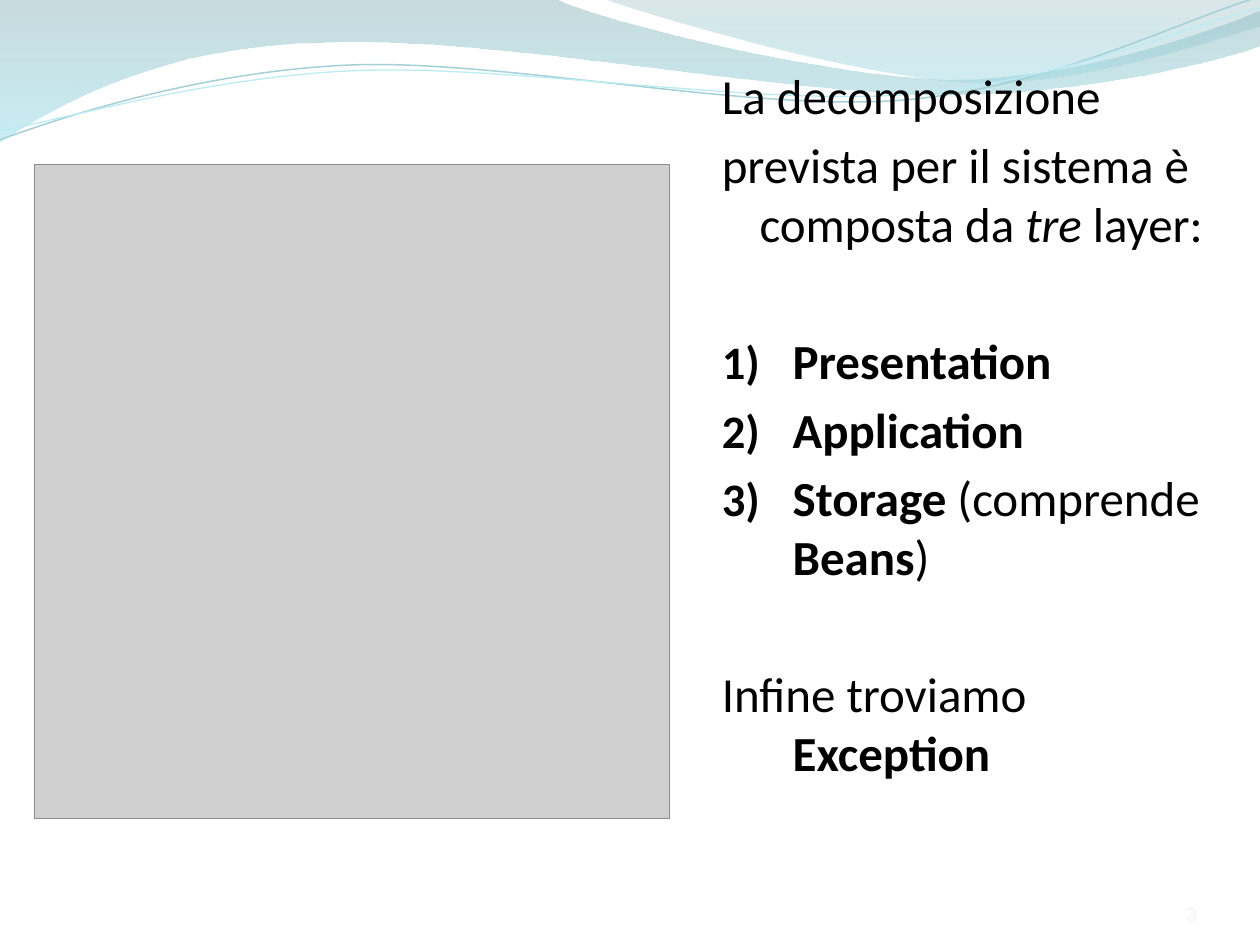
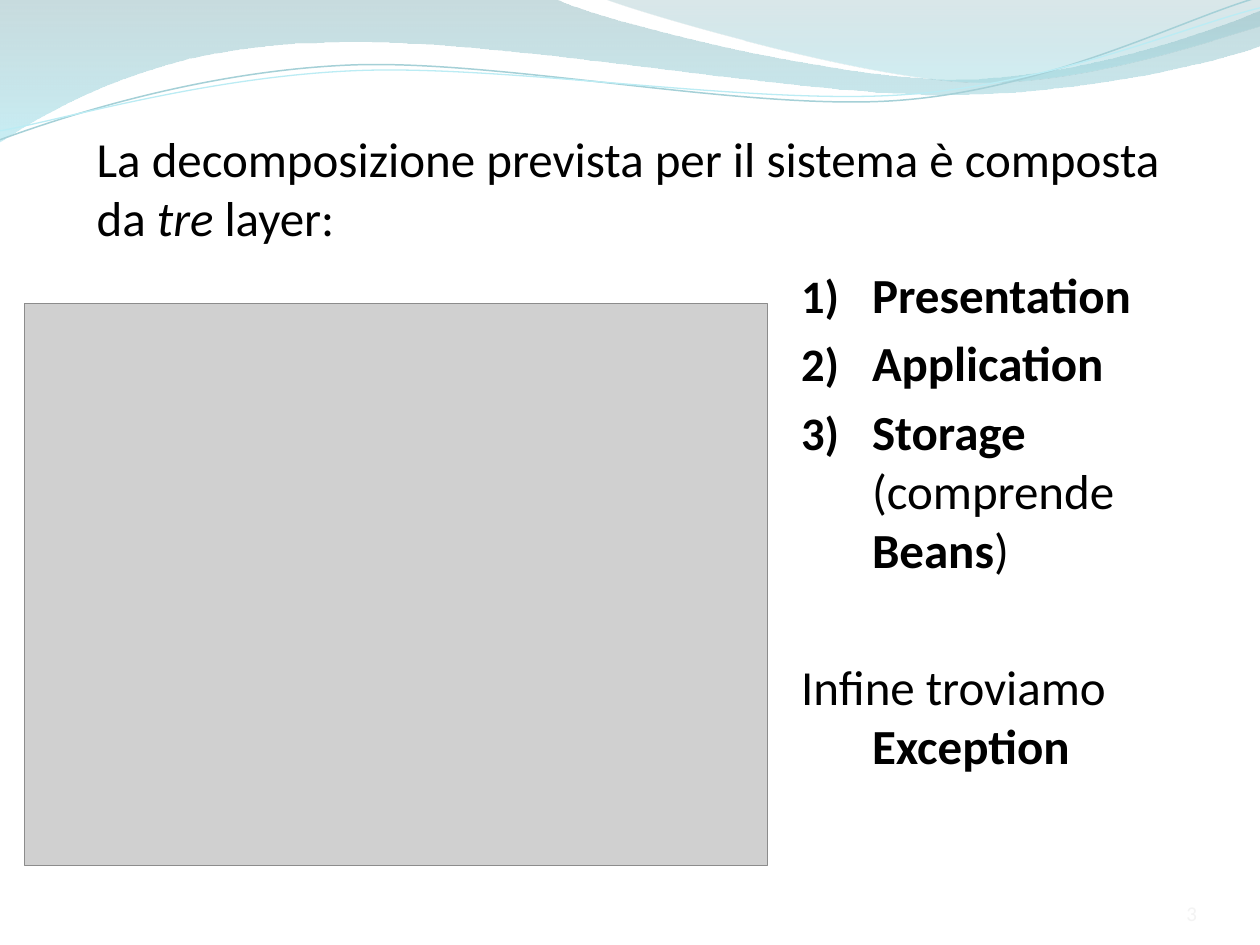
Before and after one commit to ammirate/at-silo, a slide deck: slide 3 of Presentazione/Atsilo2/Ferrara/Ferrara_M_PresentazioneFinale.pptx. Drawn at 1260x945 pixels with LibreOffice and Linux fonts; fonts in the diff are those of the drawing; grey boxes stand for pictures. Boxes give left, top, right and bottom in pixels: in the first picture for what was removed or moved away, otherwise in the second. Text is boxed around its words. In the diff, an @@ line names an element or a change of style, - is before the commit and + after.

```diff
--- a/Presentazione/Atsilo2/Ferrara/Ferrara_M_PresentazioneFinale.pptx
+++ b/Presentazione/Atsilo2/Ferrara/Ferrara_M_PresentazioneFinale.pptx
@@ text at bbox=[722, 74, 1203, 250]: paragraphs removed @@
-La decomposizione
-prevista per il sistema è composta da tre layer:
@@ text added at bbox=[97, 143, 1160, 244], 28 pt, text #000000 @@
+La decomposizione prevista per il sistema è composta da tre layer:
@@ text "Presentation": place and size @@
-text "Presentation" at bbox=[722, 74, 1203, 779]
+text "Presentation" at bbox=[801, 278, 1131, 772]
@@ picture: place and size @@
-picture at bbox=[35, 165, 670, 819]
+picture at bbox=[25, 304, 767, 866]
```
Also in this commit, not shown: 10 other slides changed, 2 slides added.
